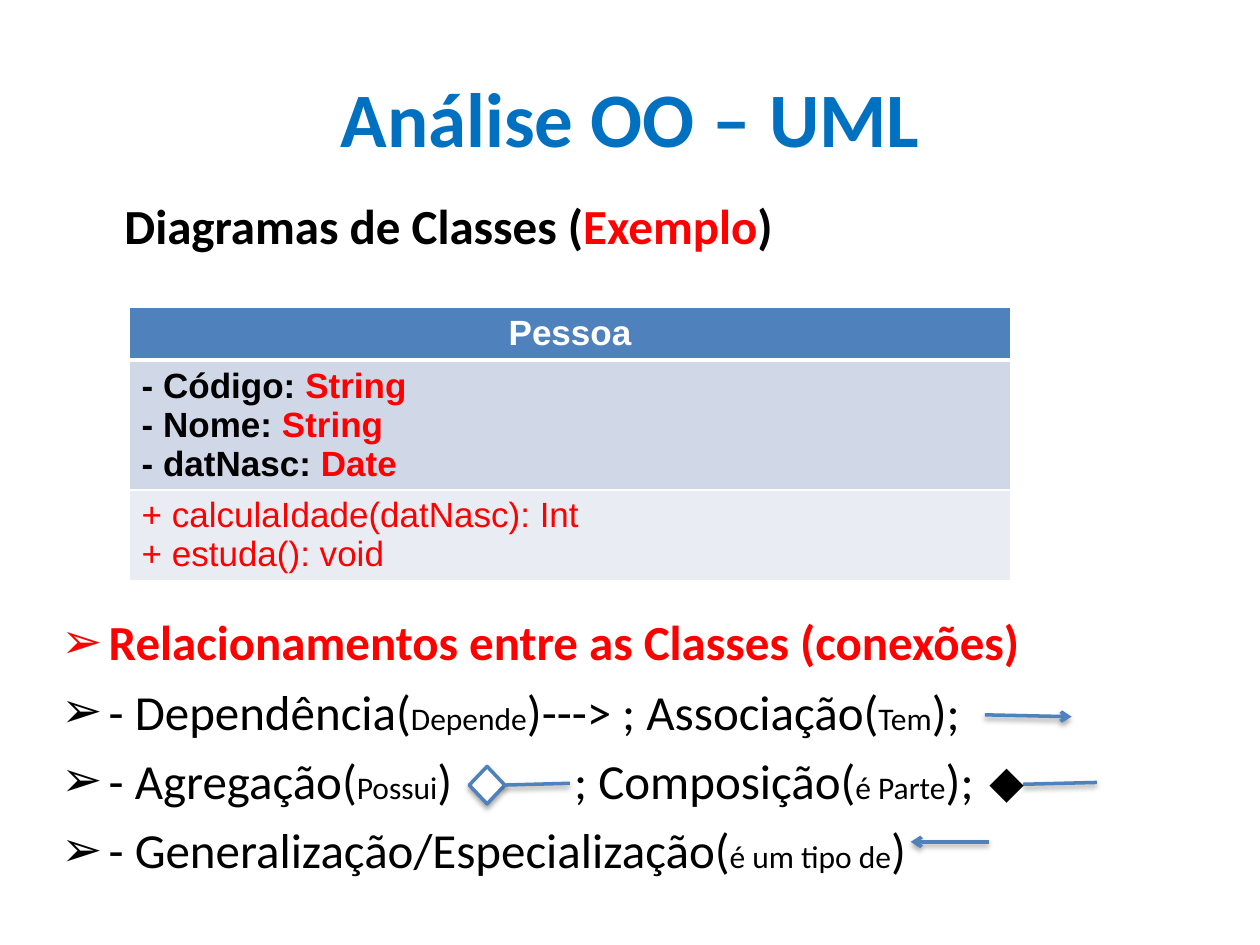
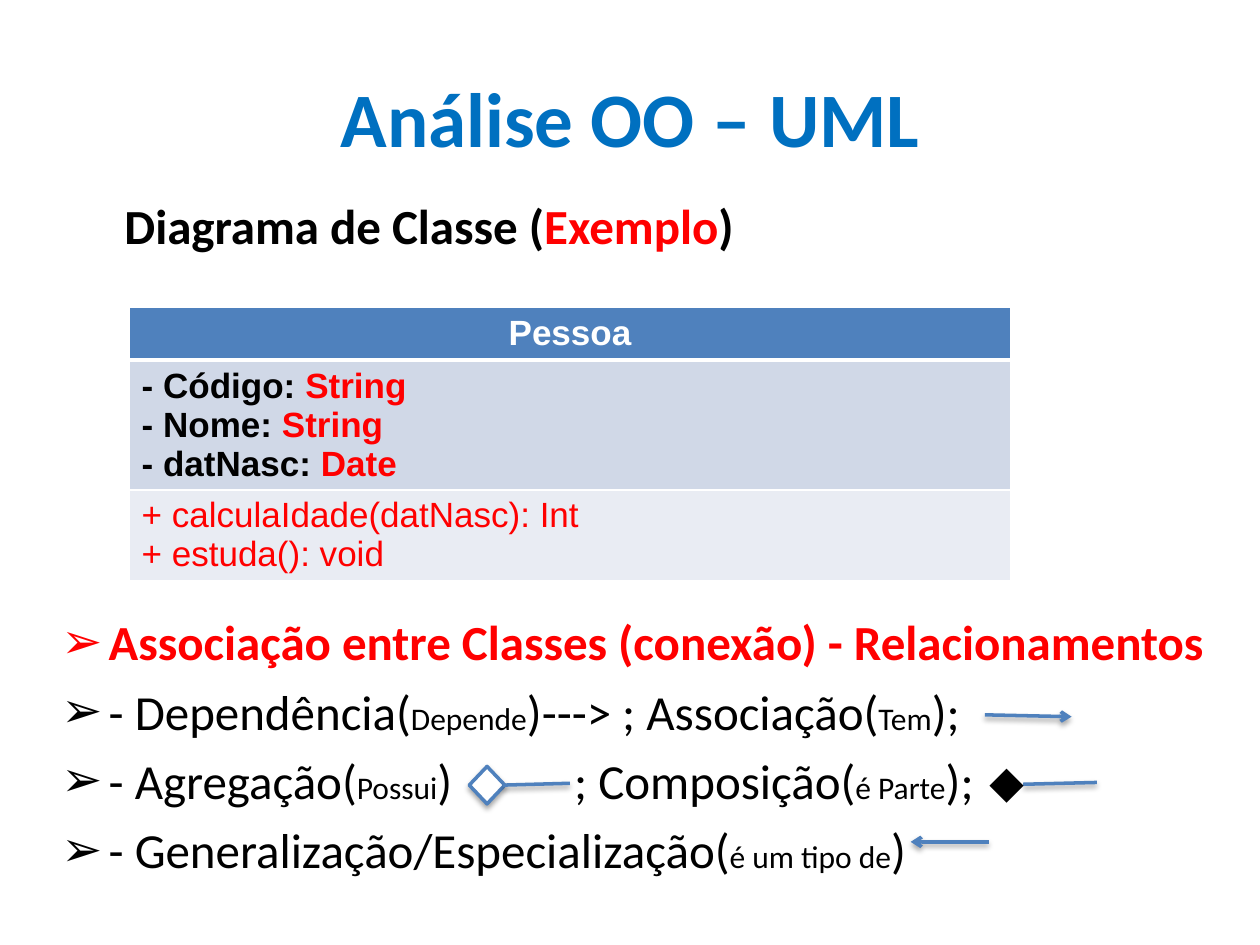
Before and after one commit to CloudEducationBrazil/WydenEngenhariaDeSoftware, a slide deck: slide 21 of 01 Classes/Aulas 03 e 04 Conceitos Métodos Ágeis XP e Analise OO.pptx. Drawn at 1260x945 pixels with LibreOffice and Linux fonts; fonts in the diff are those of the drawing; background and template pictures are left out. Boxes give left, top, right and bottom in pixels: in the first picture for what was removed or moved away, otherwise in the second. Text is boxed around its words. In the diff, an @@ line names an element or a change of style, - is before the commit and + after.

```diff
--- a/01 Classes/Aulas 03 e 04 Conceitos Métodos Ágeis XP e Analise OO.pptx
+++ b/01 Classes/Aulas 03 e 04 Conceitos Métodos Ágeis XP e Analise OO.pptx
@@ text at <box>109,208,1203,669</box>: text changed @@
-Diagramas de Classes (Exemplo)
-➢ Relacionamentos entre as Classes (conexões)
+Diagrama de Classe (Exemplo)
+➢ Associação entre Classes (conexão) - Relacionamentos
```
Also in this commit, not shown: 5 other slides changed, 1 other file.
